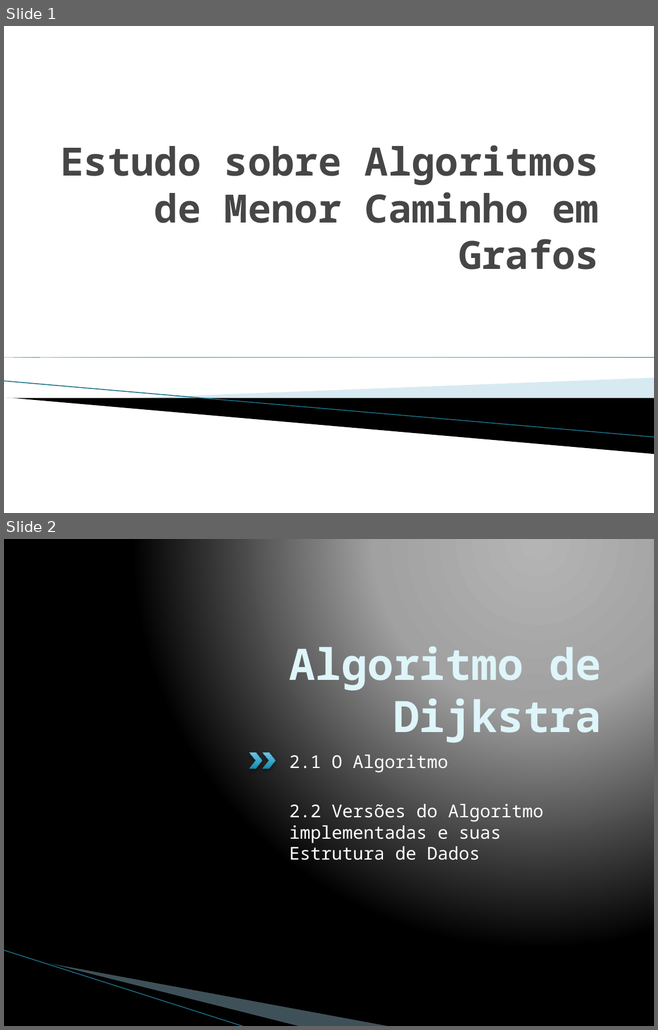
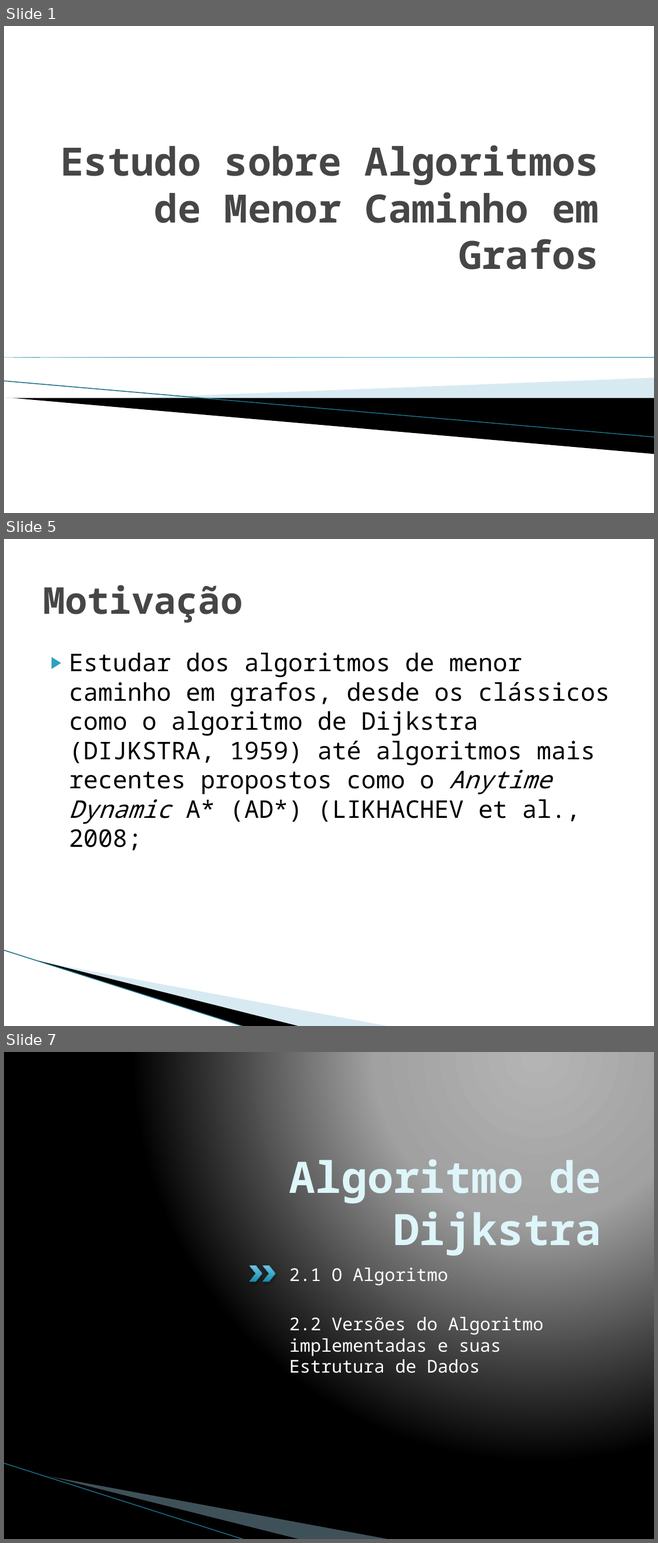
Before and after one commit to pedrohbh/PG-Dissertacao, a slide deck: Academia/Apresentação PG/Apresentação PG.pptx. Shown one above the other, each under a label of ours: slides 1 and 2 before the commit, slides 1, 5 and 7 after it; the slides between them are not shown. The pictures are 658x1030 and 658x1543 pixels, drawn with LibreOffice and Linux fonts; fonts in the diff are those of the drawing; background and template pictures are left out. Boxes give left, top, right and bottom in pixels: in the first picture for what was removed or moved away, otherwise in the second. Text is boxed around its words. In the diff, an @@ line names an element or a change of style, - is before the commit and + after.

```diff
--- a/Academia/Apresentação PG/Apresentação PG.pptx
+++ b/Academia/Apresentação PG/Apresentação PG.pptx
@@ slide 5 added at (x1=4, y1=539, x2=654, y2=1026), background #FFFFFF; not listed: 3 template elements that a slide beside it also shows @@
@@ title added at (x1=43, y1=585, x2=242, y2=623), 41 pt, text #464646, bold @@
+Motivação
@@ text added at (x1=69, y1=653, x2=610, y2=850), 27 pt, text #000000 @@
+▶ Estudar dos algoritmos de menor caminho em grafos, desde os clássicos como o algoritmo de Dijkstra (DIJKSTRA, 1959) até algoritmos mais recentes propostos como o Anytime Dynamic A* (AD*) (LIKHACHEV et al., 2008;
@@ what was slide 2 is now slide 7 @@
```
Also in this commit, not shown: 4 other slides added, 1 other file.
